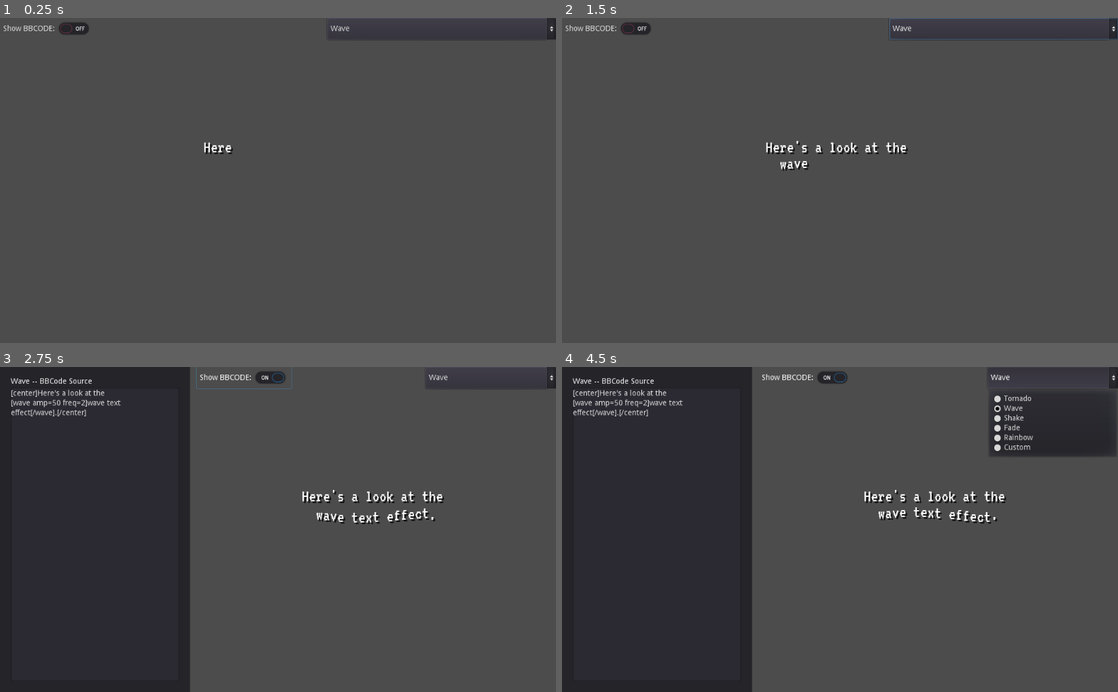
Above: before the commit, frames 1-4 (two rows, left to right).
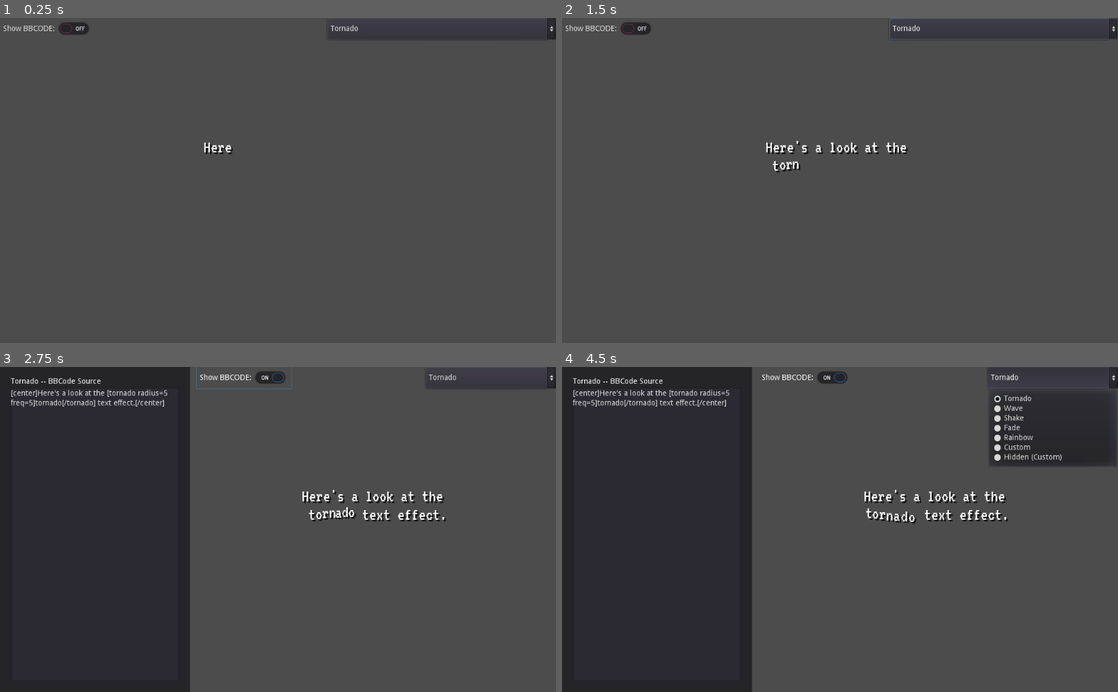
Above: after the commit, the same moments.

Repository: Eoin-ONeill-Yokai/Godot-RichTextEffect-SampleProject
Game: Godot game, scene res://scenes/TestEnvironment.tscn
Two runs of this game, one before a commit and one after it. Both use one fixed random seed, a clock stepped at 60 frames per second and the inputs below.
Inputs:
- Up to frame 1 (0.25 s): no input
- Up to frame 2 (1.5 s): click "Wave" (after the commit: "Tornado") at 0.5 s; click "Show BBCODE:" at 1.25 s
- Up to frame 3 (2.75 s): click "Show BBCODE:" at 2 s
- Up to frame 4 (4.5 s): click "Wave" (after the commit: "Tornado") at 2.75 s; click "Show BBCODE:" at 3.5 s; click "Wave" (after the commit: "Tornado") at 4.25 s

The runs differ from the first frame. In frame 1, less than 0.1% of the frame differs, in the area x 59-65%, y 2-5%; in frame 2, 0.2%; in frame 3, 1.3%; in frame 4, 2.0%, in the area x 1-100%, y 2-49%.

Commit message:
Updated to reflect Godot v3.2 changes.
Should work now with 3.2 standards. Specifically, there was an issue
with get_or method being a redundant function due to the addition of a
new Dictionary method `get(key, default)`. My function was dropped in
favor of the new standard. :)

Diff:
--- a/nodes/CustomRichText.gd
+++ b/nodes/CustomRichText.gd
@@ -2,26 +2,3 @@
 
 func _on_BBCodeSRC_source_changed(text):
 	self.set_bbcode( text )
-
-#func _parse_custom_fx(identifier, environment):
-#	if identifier == "ghost":
-#		return true
-#	if identifier == "pulse":
-#		return true
-#	return false
-#
-#func _process_custom_fx(char_fx):
-#	if char_fx.identity == "ghost":
-#		var speed = char_fx.env["freq"] if char_fx.env.has("freq") and \
-#										typeof(char_fx.env["freq"]) == TYPE_REAL \
-#										else 5.0
-#
-#		var span = char_fx.env["span"] if char_fx.env.has("span") and \
-#										typeof(char_fx.env["span"]) == TYPE_REAL \
-#										else 10.0
-#
-#		var alpha = sin(char_fx.elapsed_time * speed + (char_fx.absolute_index / span)) * 0.5 + 0.5
-#		char_fx.color.a = alpha
-#	if char_fx.identity == "pulse":
-#
-#	return FX_PROCESS_SUCCESS
--- a/nodes/TestEnvironment.gd
+++ b/nodes/TestEnvironment.gd
@@ -11,9 +11,10 @@
 export(String, MULTILINE) var fade = ""
 export(String, MULTILINE) var rainbow = ""
 export(String, MULTILINE) var custom = ""
+export(String, MULTILINE) var custom_hidden = ""
 
-onready var example_codes = [tornado, wave, shake, fade, rainbow, custom]
-onready var example_names = ["tornado", "wave", "shake", "fade", "rainbow", "custom"]
+onready var example_codes = [tornado, wave, shake, fade, rainbow, custom, custom_hidden]
+onready var example_names = ["tornado", "wave", "shake", "fade", "rainbow", "custom", "custom_hidden"]
 onready var preset_chooser = $"HSplitContainer/MarginContainer/Control/VBoxContainer/HBoxContainer/PresetChooser"
 
 # Called when the node enters the scene tree for the first time.
--- a/project.godot
+++ b/project.godot
@@ -9,6 +9,11 @@
 config_version=4
 
 _global_script_classes=[ {
+"base": "RichTextEffect",
+"class": "HideTextFX",
+"language": "GDScript",
+"path": "res://richtexteffects/hide.gd"
+}, {
 "base": "RichTextEffect",
 "class": "RichTextGhost",
 "language": "GDScript",
@@ -25,6 +30,7 @@
 "path": "res://richtexteffects/pulse.gd"
 } ]
 _global_script_class_icons={
+"HideTextFX": "",
 "RichTextGhost": "",
 "RichTextMatrix": "",
 "RichTextPulse": ""
--- a/richtexteffects/ghost.gd
+++ b/richtexteffects/ghost.gd
@@ -8,8 +8,8 @@
 
 func _process_custom_fx(char_fx: CharFXTransform) -> bool:
 
-	var speed = char_fx.get_value_or("freq", 5.0)
-	var span = char_fx.get_value_or("span", 10.0)
+	var speed = char_fx.env.get("freq", 5.0)
+	var span = char_fx.env.get("span", 10.0)
 
 	var alpha = sin(char_fx.elapsed_time * speed + (char_fx.absolute_index / span)) * 0.5 + 0.5
 	char_fx.color.a = alpha
--- /dev/null
+++ b/richtexteffects/hide.gd
@@ -0,0 +1,16 @@
+tool
+extends RichTextEffect
+class_name HideTextFX
+
+var bbcode := "hide"
+
+func _process_custom_fx(char_fx : CharFXTransform):
+	var hide_char : String = char_fx.env.get("char", "")
+
+	if not hide_char or hide_char.length() > 1:
+		return false
+
+	if char_fx.character == ord(hide_char):
+		char_fx.visible = false
+
+	return true
--- a/richtexteffects/matrix.gd
+++ b/richtexteffects/matrix.gd
@@ -7,9 +7,9 @@
 	resource_name = "RichTextMatrix"
 
 func _process_custom_fx(char_fx : CharFXTransform) -> bool:
-	var clear_time = char_fx.get_value_or("clean", 2.0)
-	var dirty_time = char_fx.get_value_or("dirty", 1.0)
-	var text_span = char_fx.get_value_or("span", 50)
+	var clear_time = char_fx.env.get("clean", 2.0)
+	var dirty_time = char_fx.env.get("dirty", 1.0)
+	var text_span = char_fx.env.get("span", 50)
 
 	var value = char_fx.character
 
--- a/richtexteffects/pulse.gd
+++ b/richtexteffects/pulse.gd
@@ -7,9 +7,9 @@
 	resource_name = "RichTextPulse"
 
 func _process_custom_fx(char_fx : CharFXTransform) -> bool:
-	var color = char_fx.get_value_or("color", char_fx.color)
-	var height = char_fx.get_value_or("height", 0.0)
-	var freq = char_fx.get_value_or("freq", 2.0)
+	var color = char_fx.env.get("color", char_fx.color)
+	var height = char_fx.env.get("height", 0.0)
+	var freq = char_fx.env.get("freq", 2.0)
 
 	var sinedTime = (sin(char_fx.elapsed_time * freq) + 1.0) / 2.0
 	var y_off = sinedTime * height
--- a/scenes/TestEnvironment.tscn
+++ b/scenes/TestEnvironment.tscn
@@ -12,6 +12,7 @@
 [ext_resource path="res://nodes/TextTimer.gd" type="Script" id=10]
 [ext_resource path="res://nodes/SpeakSound.gd" type="Script" id=11]
 [ext_resource path="res://nodes/TestEnvironment.gd" type="Script" id=12]
+[ext_resource path="res://richtexteffects/hide.gd" type="Script" id=13]
 
 [sub_resource type="Theme" id=1]
 
@@ -27,7 +28,10 @@
 resource_name = "RichTextPulse"
 script = ExtResource( 5 )
 
-[sub_resource type="AudioStreamRandomPitch" id=5]
+[sub_resource type="RichTextEffect" id=5]
+script = ExtResource( 13 )
+
+[sub_resource type="AudioStreamRandomPitch" id=6]
 audio_stream = ExtResource( 3 )
 random_pitch = 1.06
 
@@ -48,6 +52,7 @@
 rainbow = "[center]Here's a look at the [rainbow freq=0.2]rainbow[/rainbow] text effect.[/center]"
 custom = "[center][ghost]This is a custom [matrix]effect[/matrix][/ghost]
 made in [pulse freq=5.0 height=2.0][pulse color=#00FFAA freq=2.0]GDScript[/pulse][/pulse].[/center]"
+custom_hidden = "[hide char=c][wave freq=20]Hello captain, can you guess the completely hidden char?[/wave][/hide]"
 
 [node name="HSplitContainer" type="HSplitContainer" parent="."]
 anchor_right = 1.0
@@ -128,6 +133,9 @@
 anchor_bottom = 1.0
 size_flags_horizontal = 3
 size_flags_vertical = 3
+__meta__ = {
+"_edit_use_anchors_": false
+}
 
 [node name="HBoxContainer" type="HBoxContainer" parent="HSplitContainer/MarginContainer/Control/VBoxContainer"]
 margin_right = 1024.0
@@ -150,9 +158,9 @@
 margin_bottom = 40.0
 grow_horizontal = 2
 size_flags_horizontal = 3
-text = "Tornado"
-items = [ "Tornado", null, false, 0, null, "Wave", null, false, 1, null, "Shake", null, false, 2, null, "Fade", null, false, 3, null, "Rainbow", null, false, 4, null, "Custom", null, false, 5, null ]
-selected = 0
+text = "Custom"
+items = [ "Tornado", null, false, 0, null, "Wave", null, false, 1, null, "Shake", null, false, 2, null, "Fade", null, false, 3, null, "Rainbow", null, false, 4, null, "Custom", null, false, 5, null, "Hidden (Custom)", null, false, 6, null ]
+selected = 5
 
 [node name="CenterContainer" type="CenterContainer" parent="HSplitContainer/MarginContainer/Control/VBoxContainer"]
 margin_top = 44.0
@@ -177,10 +185,10 @@
 custom_constants/shadow_offset_x = 3
 custom_constants/shadow_offset_y = 3
 bbcode_enabled = true
-bbcode_text = "[wave freq=20]Hello [pulse freq=5 height=4 color=#F55][matrix]World[/matrix][/pulse][/wave] A [wave]la li lu le lo[/wave]."
-text = "Hello World A la li lu le lo."
+bbcode_text = "[hide char=c][wave freq=20]Hello captain, can you guess the completely hidden char?[/wave][/hide]"
+text = "Hello captain, can you guess the completely hidden char?"
 scroll_active = false
-custom_effects = [ SubResource( 2 ), SubResource( 3 ), SubResource( 4 ) ]
+custom_effects = [ SubResource( 2 ), SubResource( 3 ), SubResource( 4 ), SubResource( 5 ) ]
 script = ExtResource( 1 )
 
 [node name="TextTimer" type="Timer" parent="."]
Not shown: 2 places in scenes/TestEnvironment.tscn that only renumber resources
